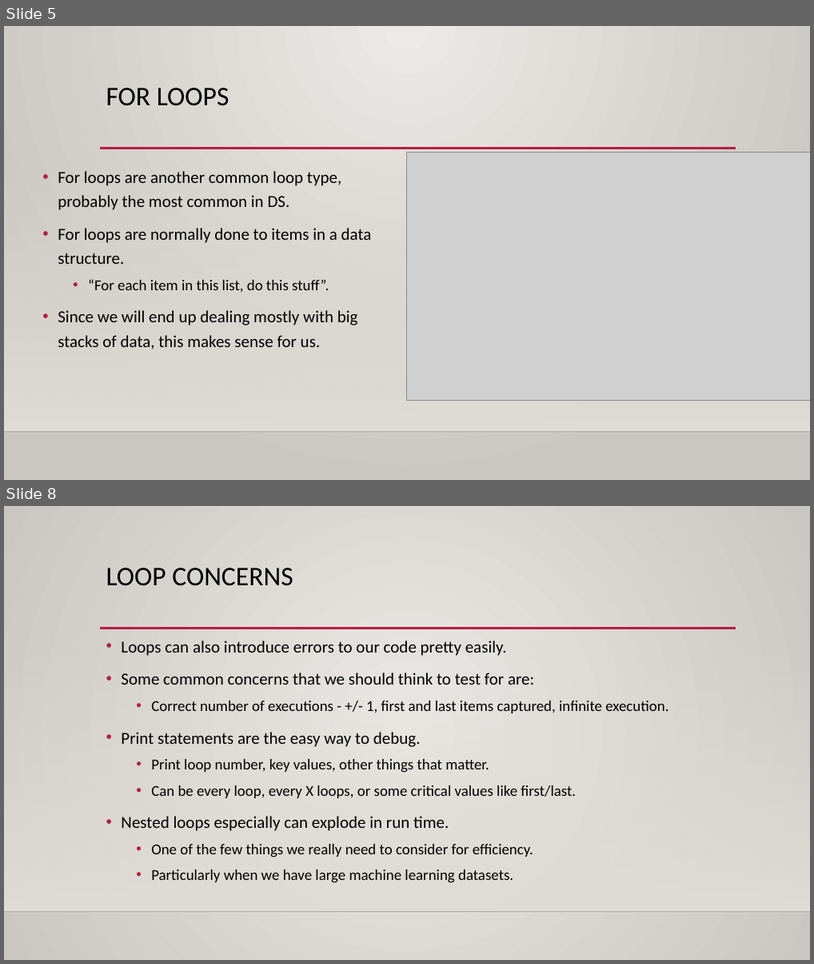
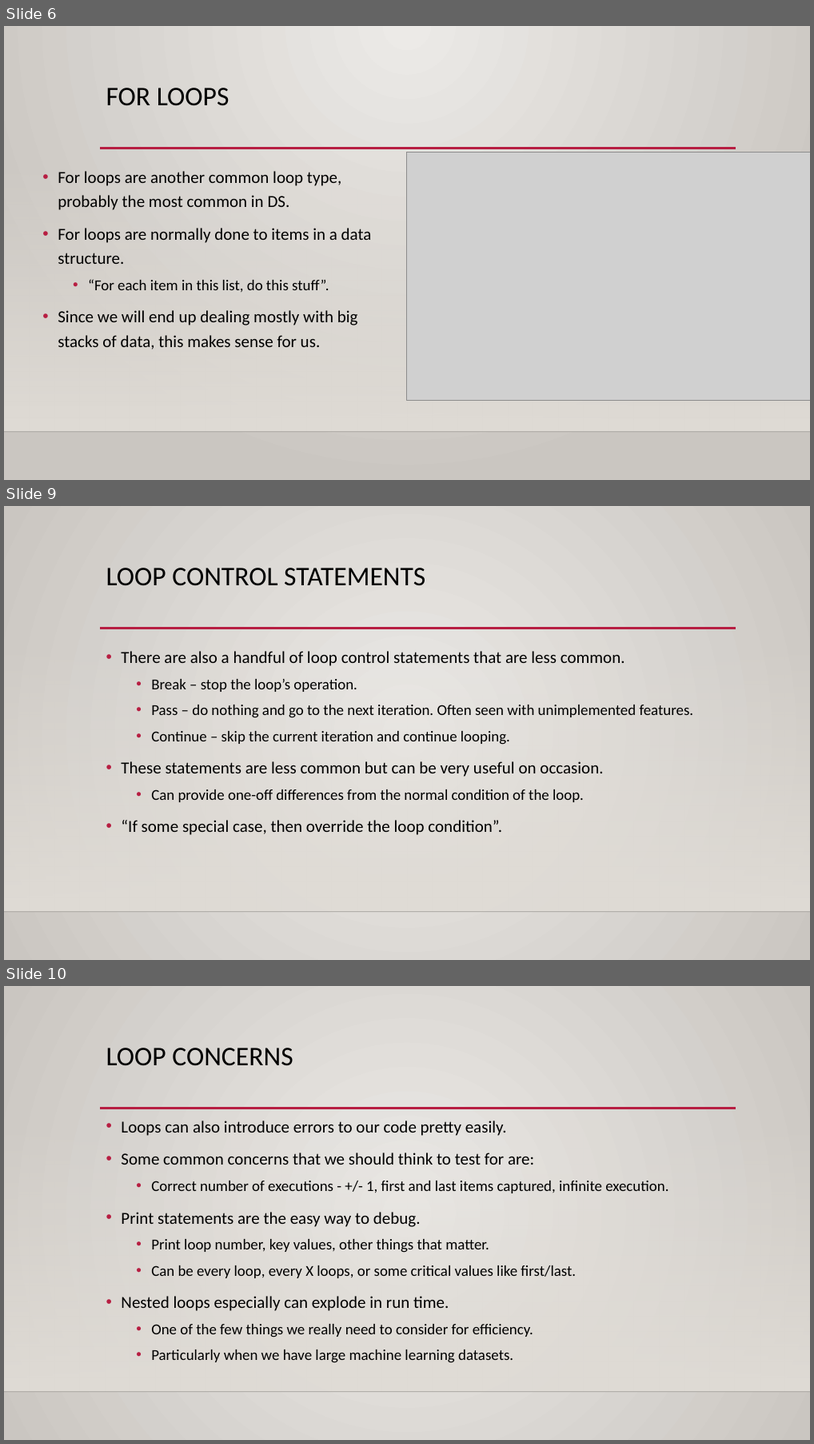
Before and after one commit to okohnkay/Programming_Basics_for_ML, a slide deck: course_material/slides/003_loops.pptx. Shown one above the other, each under a label of ours: slides 5 and 8 before the commit, slides 6, 9 and 10 after it; the slides between them are not shown. The pictures are 814x964 and 814x1444 pixels, drawn with LibreOffice and Linux fonts; fonts in the diff are those of the drawing; grey boxes stand for pictures; background and template pictures are left out. Boxes give left, top, right and bottom in pixels: in the first picture for what was removed or moved away, otherwise in the second. Text is boxed around its words. In the diff, an @@ line names an element or a change of style, - is before the commit and + after.

```diff
--- a/course_material/slides/003_loops.pptx
+++ b/course_material/slides/003_loops.pptx
@@ slide 9 added at [4,506,810,960], background gradient #ECEAE7 to #CAC7C1; not listed: 3 template elements that a slide beside it also shows @@
@@ title added at [106,568,426,586], 32 pt, text #000000 @@
+LOOP CONTROL STATEMENTS
@@ text added at [121,651,694,835], 18 pt, text #000000 @@
+• There are also a handful of loop control statements that are less common.
+  • Break – stop the loop’s operation.
+  • Pass – do nothing and go to the next iteration. Often seen with unimplemented features.
+  • Continue – skip the current iteration and continue looping.
+• These statements are less common but can be very useful on occasion.
+  • Can provide one-off differences from the normal condition of the loop.
+• “If some special case, then override the loop condition”.
@@ what was slide 5 is now slide 6 @@
@@ what was slide 8 is now slide 10 @@
```
Also in this commit, not shown: 3 slides changed, 1 other slide added, 3 other files.
